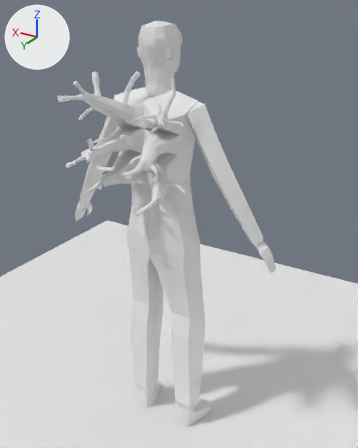
The Blender file salemstalker/Assets/3D/charatermodel/underbrush.blend: old version first, new version second.
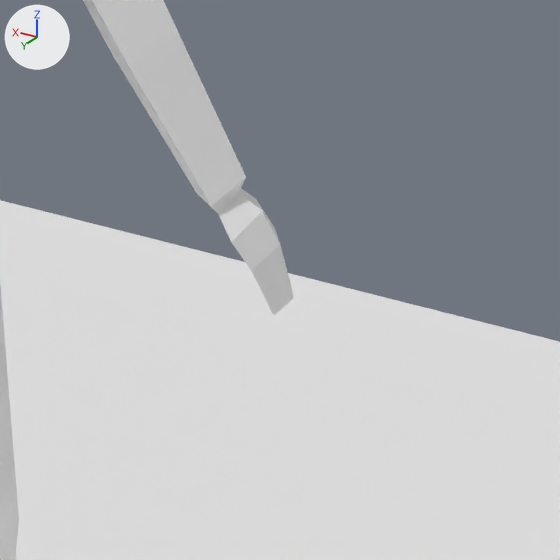
There are two pictures of each version: one whole from a 50 mm camera at (-1.073, 1.646, 1.898) aimed at (-0.096, 0.018, 1.084), one close up on the part from 56% to 96% of the width and 43% to 75% of the height. Every picture has the same lights, and +X, +Y and +Z are marked at upper left.
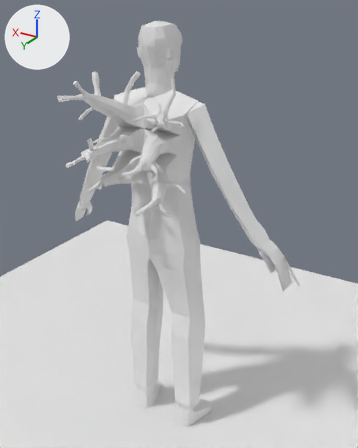
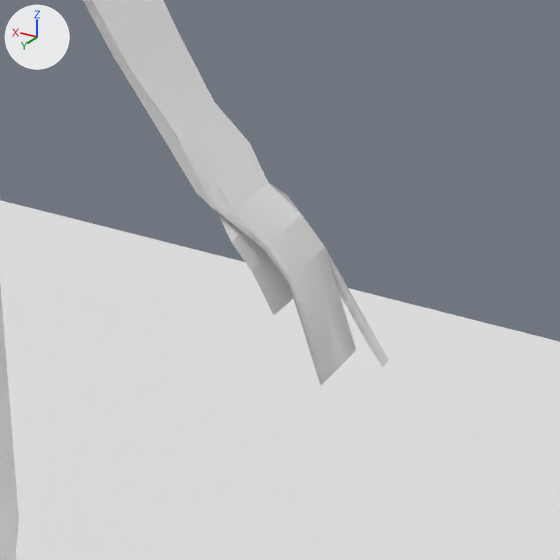
Boxes (x1, y1, x2, y2) around the edits, measured in the close-ups (560 x 560 px):
'Cube.001', reshaped: before (83, 0, 294, 315); after (83, 0, 389, 386)
part 1 of me_cube_005, built on: before (138, 37, 246, 204); after (138, 37, 389, 386)

The change, as a diff of the scene's bpy script:
```diff
--- a/salemstalker/Assets/3D/charatermodel/underbrush.blend.py
+++ b/salemstalker/Assets/3D/charatermodel/underbrush.blend.py
@@ me_cube_005 @@
 # used by ob_cube_001; location = (-0.001, 0.047, 1.583); rotation_euler = (0.39, -0.363, 2.284), in degrees (22, -21, 131)
-me_cube_005.from_pydata(...)  # 108 vertices, 112 faces; spans x -0.603..0.111, y -0.496..0.168, z -0.796..0.106
+me_cube_005.from_pydata(...)  # 138 vertices, 142 faces; spans x -0.603..0.111, y -0.496..0.214, z -0.897..0.106
+# me_cube_005 part 1
+# 4 faces are deleted
+# 25 vertices are added at x 0.001..0.086, y 0.096..0.214, z -0.897..-0.559
+# 5 new vertices lie (0.016, -0.045, -0.007) away from vertices in x 0.051..0.079, y 0.171..0.188, z -0.869..-0.709
+# 34 new faces join them, mat_arms_001 (its picture is missing)
 me_cube_005.materials.append(mat_skin_001)
```
